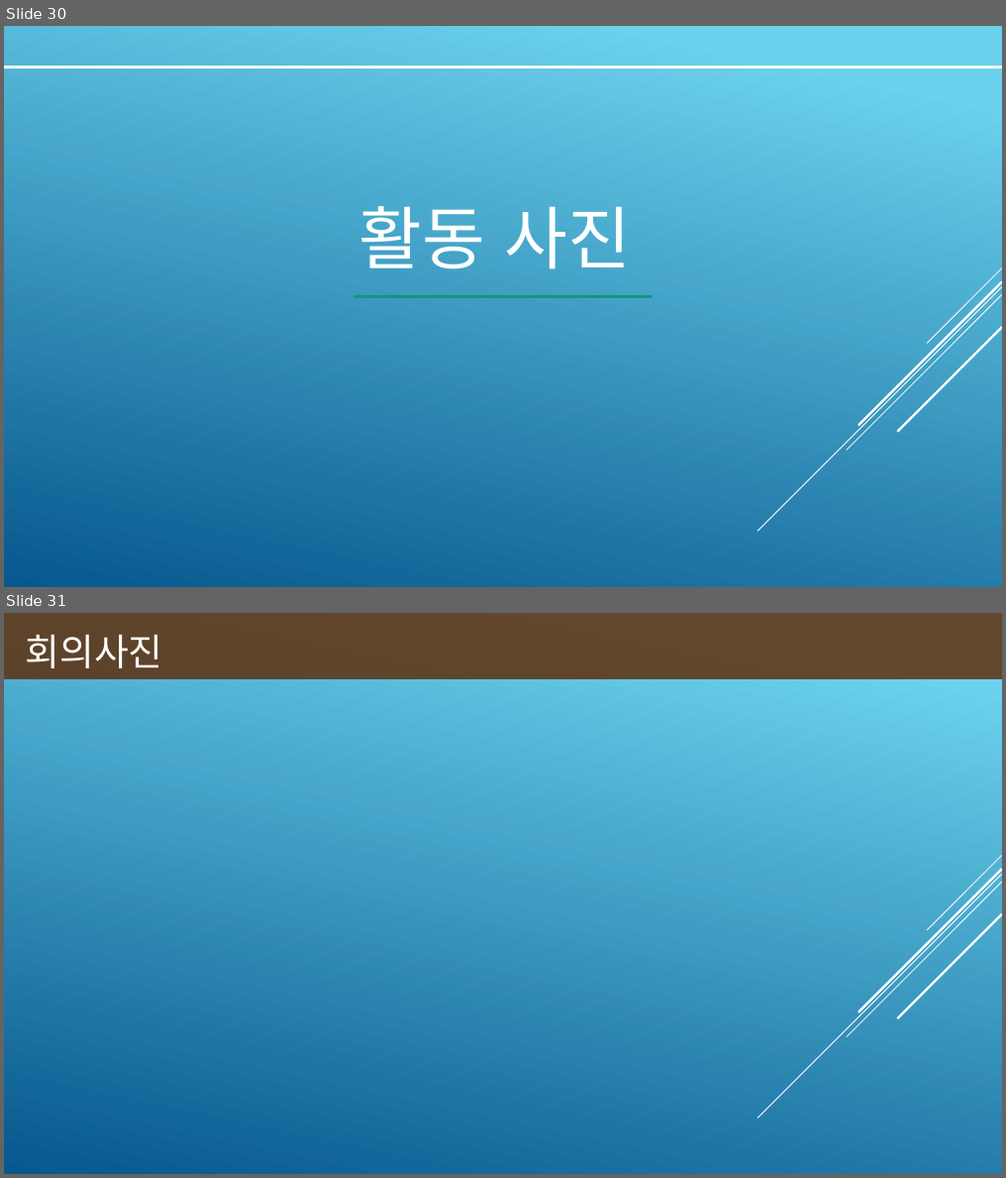
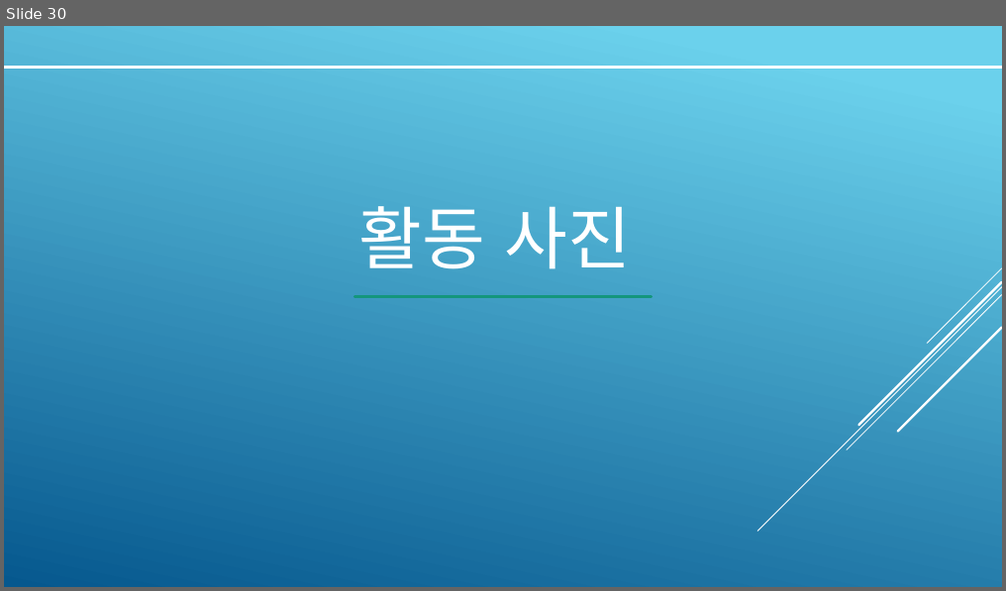
Before and after one commit to Hanbch/TravelHunter_document, a slide deck: document files/03_DB모델링/_DB설계_최종_PPT.pptx. Shown one above the other, each under a label of ours: slides 30 and 31 before the commit, slide 30 after it. The pictures are 1006x1178 and 1006x591 pixels, drawn with LibreOffice and Linux fonts; fonts in the diff are those of the drawing. Boxes give left, top, right and bottom in pixels: in the first picture for what was removed or moved away, otherwise in the second. Text is boxed around its words. In the diff, an @@ line names an element or a change of style, - is before the commit and + after.

```diff
--- a/document files/03_DB모델링/_DB설계_최종_PPT.pptx
+++ b/document files/03_DB모델링/_DB설계_최종_PPT.pptx
@@ slide 31 removed at [4,613,1002,1174], background gradient #6ED2EB to #06588E; not listed: 5 template elements that a slide beside it also shows @@
@@ rectangle removed at [4,613,1002,679] @@
-회의사진
```
Also in this commit, not shown: 1 other slide removed, 7 other files.
